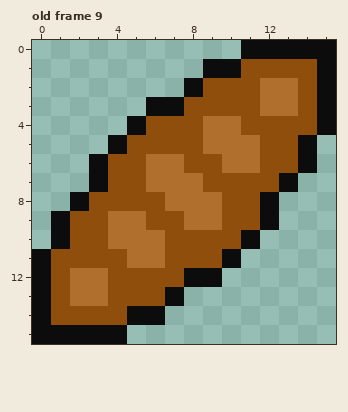
Edited in one commit: pixel-art file (items.aseprite). The picture above is the old version.
16x16 pixels, 9 frames. Shown: old frame 9. The commit also changed other frames, which this record leaves out.
Once edited:
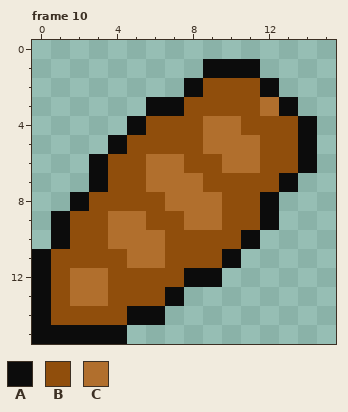
Palette (. is transparent): A #0c0c0c  B #904e0c  C #b16f2d
A new or re-ordered frame is compared with the old frame closest to it.
The edit:
frames 9 -> 14
--- frame 10 is new; against old frame 9
@@ x 9..15 @@
- 0 ..AAAAA
- 1 AABBBBA
- 2 BBBCCBA
- 3 BBBCCBA
- 4 CCBBBBA
+ 0 .......
+ 1 AAA....
+ 2 BBBA...
+ 3 BBBCA..
+ 4 CCBBBA.
  5 CCCBBA.
Pixel boxes of the changes (left, top, right, bottom) in both pictures:
changed: (241, 40, 336, 135)
